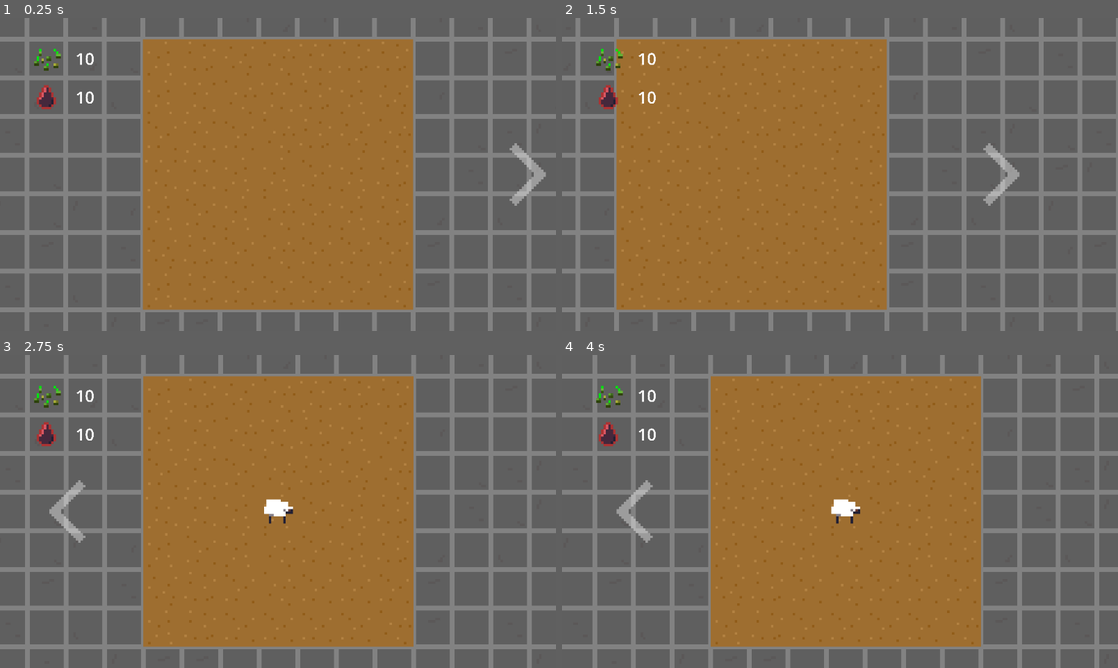
Above: before the commit, frames 1-4 (two rows, left to right).
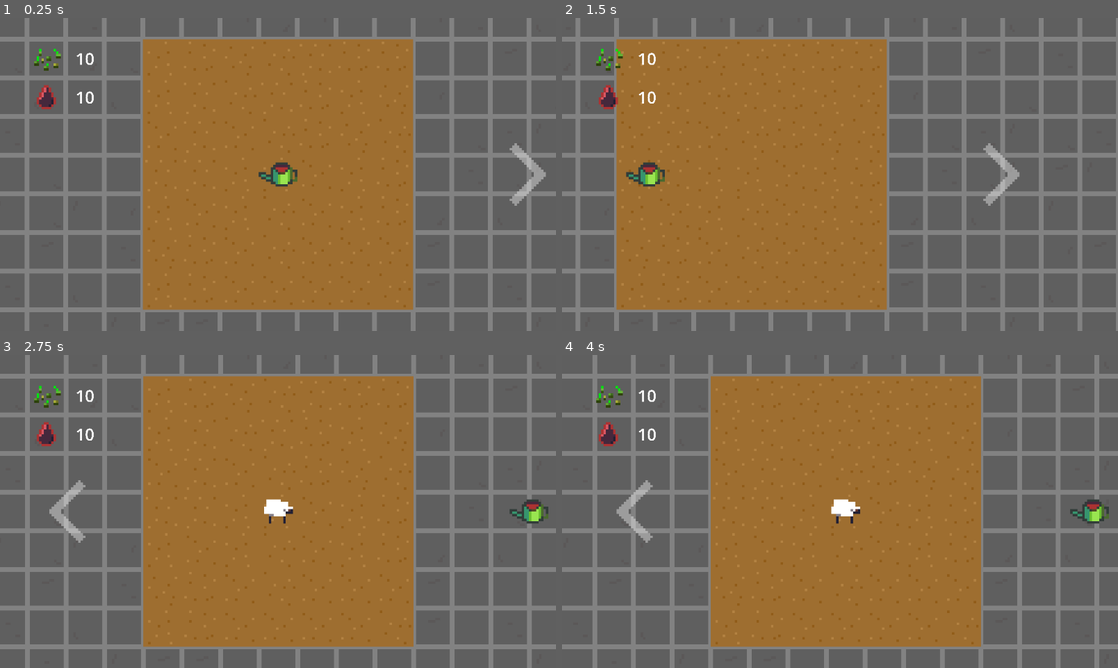
Above: after the commit, the same moments.

Repository: aeriab/giftjam_lebron
Game: Godot game, scene res://main/main.tscn
The game is run twice, just before and just after one commit, with the same random seed, the same clock (stepped at 60 frames per second) and the same inputs.
Inputs (mouse positions are in pixels of both pictures, inside the frame that each line leads up to):
- Up to frame 1 (0.25 s): no input
- Up to frame 2 (1.5 s): click (1090, 174) at 0.5 s; click (628, 174) at 1.25 s
- Up to frame 3 (2.75 s): click (528, 511) at 2 s
- Up to frame 4 (4 s): click (628, 511) at 2.75 s; click (1090, 511) at 3.5 s

The runs differ from the first frame. In frame 1, 0.4% of the frame differs, in the area x 46-54%, y 46-54%; in frame 2, 0.4%; in frame 3, 0.3%; in frame 4, 0.3%.

Commit message:
cursor follow

Diff:
--- /dev/null
+++ b/main/bind_cursor.gd
@@ -0,0 +1,11 @@
+extends Marker2D
+
+
+# Called when the node enters the scene tree for the first time.
+func _ready() -> void:
+	pass # Replace with function body.
+
+
+# Called every frame. 'delta' is the elapsed time since the previous frame.
+func _process(delta: float) -> void:
+	position =  get_global_mouse_position()
--- a/main/cursor_setter.gd
+++ b/main/cursor_setter.gd
@@ -1,14 +1,19 @@
 extends Node
 
 # Load the custom images for the mouse cursor.
-var arrow = load("res://arrow.png")
-var beam = load("res://beam.png")
+#var arrow = load("res://assets/wateringCan.png")
+#
+#var beam = load("res://beam.png")
+#
+#
+#func _ready():
+	## Changes only the arrow shape of the cursor.
+	## This is similar to changing it in the project settings.
+	#Input.set_custom_mouse_cursor(arrow)
+#
+	## Changes a specific shape of the cursor (here, the I-beam shape).
+	#Input.set_custom_mouse_cursor(beam, Input.CURSOR_IBEAM)
+#func _process(delta: float) -> void:
+	#Input.set_custom_mouse_cursor(arrow)
 
-
-func _ready():
-	# Changes only the arrow shape of the cursor.
-	# This is similar to changing it in the project settings.
-	Input.set_custom_mouse_cursor(arrow)
-
-	# Changes a specific shape of the cursor (here, the I-beam shape).
-	Input.set_custom_mouse_cursor(beam, Input.CURSOR_IBEAM)
+# turns out godot cant do animated cursors natively yet
--- a/main/main.tscn
+++ b/main/main.tscn
@@ -1,11 +1,15 @@
-[gd_scene load_steps=7 format=3 uid="uid://cbd5qse08rnon"]
+[gd_scene load_steps=9 format=3 uid="uid://cbd5qse08rnon"]
 
 [ext_resource type="Script" uid="uid://csoxy0k242tvl" path="res://main/camera_2d.gd" id="1_3wy1v"]
 [ext_resource type="PackedScene" uid="uid://cdy6fef102nbh" path="res://plant_minigame.tscn" id="1_pjrb6"]
 [ext_resource type="PackedScene" uid="uid://dohj4615xds12" path="res://UI/ui.tscn" id="2_xwkvk"]
-[ext_resource type="Script" uid="uid://bbx7s75li7nm5" path="res://main/cursor_setter.gd" id="3_xwkvk"]
 [ext_resource type="Texture2D" uid="uid://bv3l5syoqshv6" path="res://assets/Arrow.png" id="4_c651c"]
 [ext_resource type="PackedScene" uid="uid://bcfydsopsdlh7" path="res://sheep_minigame.tscn" id="4_kfbq2"]
+[ext_resource type="Script" uid="uid://b3ubw8dks0sh6" path="res://main/bind_cursor.gd" id="6_4dugh"]
+[ext_resource type="Texture2D" uid="uid://f22awimgbqef" path="res://assets/wateringCan.png" id="6_kfbq2"]
+
+[sub_resource type="CircleShape2D" id="CircleShape2D_4dugh"]
+radius = 30.0
 
 [node name="Main" type="Node2D"]
 
@@ -19,9 +23,6 @@
 
 [node name="SheepMinigame" parent="." instance=ExtResource("4_kfbq2")]
 position = Vector2(272, 0)
-
-[node name="CursorSetter" type="Node" parent="."]
-script = ExtResource("3_xwkvk")
 
 [node name="ArrowToMurder" type="TextureButton" parent="."]
 modulate = Color(1, 1, 1, 0.380392)
@@ -51,5 +52,17 @@
 position = Vector2(272, 0)
 gizmo_extents = 158.6
 
+[node name="BindCursor" type="Marker2D" parent="."]
+z_index = 10
+script = ExtResource("6_4dugh")
+
+[node name="Sprite2D" type="Sprite2D" parent="BindCursor"]
+texture = ExtResource("6_kfbq2")
+
+[node name="scarefield" type="Area2D" parent="BindCursor"]
+
+[node name="CollisionShape2D" type="CollisionShape2D" parent="BindCursor/scarefield"]
+shape = SubResource("CircleShape2D_4dugh")
+
 [connection signal="pressed" from="ArrowToMurder" to="Camera2D" method="_on_arrow_to_murder_pressed"]
 [connection signal="pressed" from="ArrowToEvilPlants" to="Camera2D" method="_on_arrow_to_evil_plants_pressed"]
Not shown, added: main/bind_cursor.gd.uid
